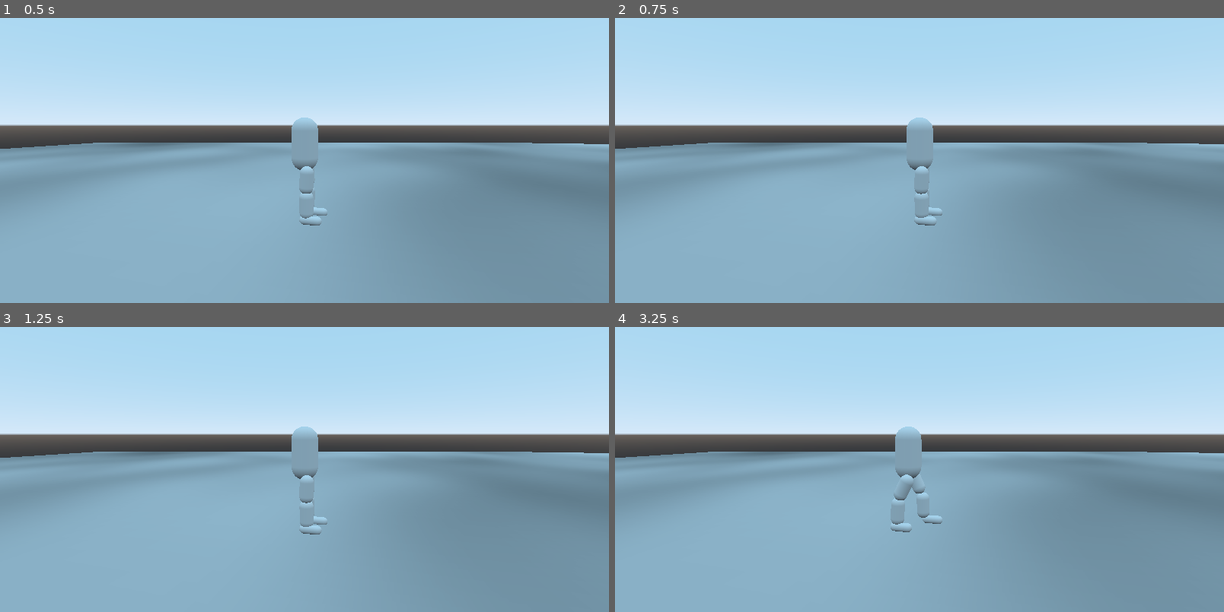
Above: before the commit, frames 1-4 (two rows, left to right).
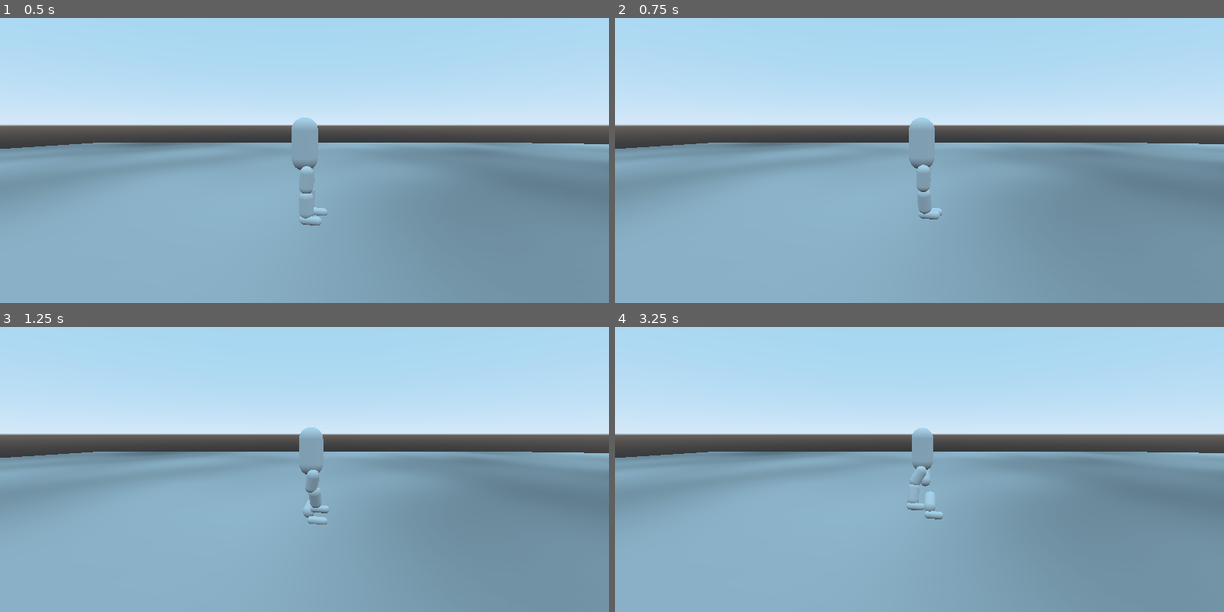
Above: after the commit, the same moments.

Repository: Terkwood/tinker-godot-joint
Game: Godot game, scene res://Main.tscn
Same seed, same stepped clock (60 frames per second), same inputs: the game is played once before the commit and once after it.
Inputs:
- Up to frame 1 (0.5 s): no input
- Up to frame 2 (0.75 s): hold Right (ui_right) from 0.53 s (still down)
- Up to frame 3 (1.25 s): keep holding Right (ui_right)
- Up to frame 4 (3.25 s): release Right (ui_right) at 1.28 s; hold Down (ui_down) 1.28-2.03 s; hold Right (ui_right) 2.03-2.78 s; hold Up (ui_up) from 2.78 s (still down)

Frame 1 is identical in both runs. In frame 2, 0.3% of the frame differs, in the area x 47-54%, y 34-73%; in frame 3, 0.6%; in frame 4, 1.1%, in the area x 45-54%, y 34-72%.

Commit message:
write func

Diff:
--- a/Player.gd
+++ b/Player.gd
@@ -29,8 +29,9 @@
 const _COEFF = 3.0
 func _physics_process(_delta):
 	var move_z = _convert(_walking.motion_z)
+	var move_x = _convert(_walking.motion_x)
 
-	var v = Vector3(0, 0, move_z * _COEFF)
+	var v = Vector3(move_x * _COEFF, 0, move_z * _COEFF)
 	_kin_upper_body.move_and_slide(v)
 	_foot_node().move_and_slide(2.0 * v)
 
